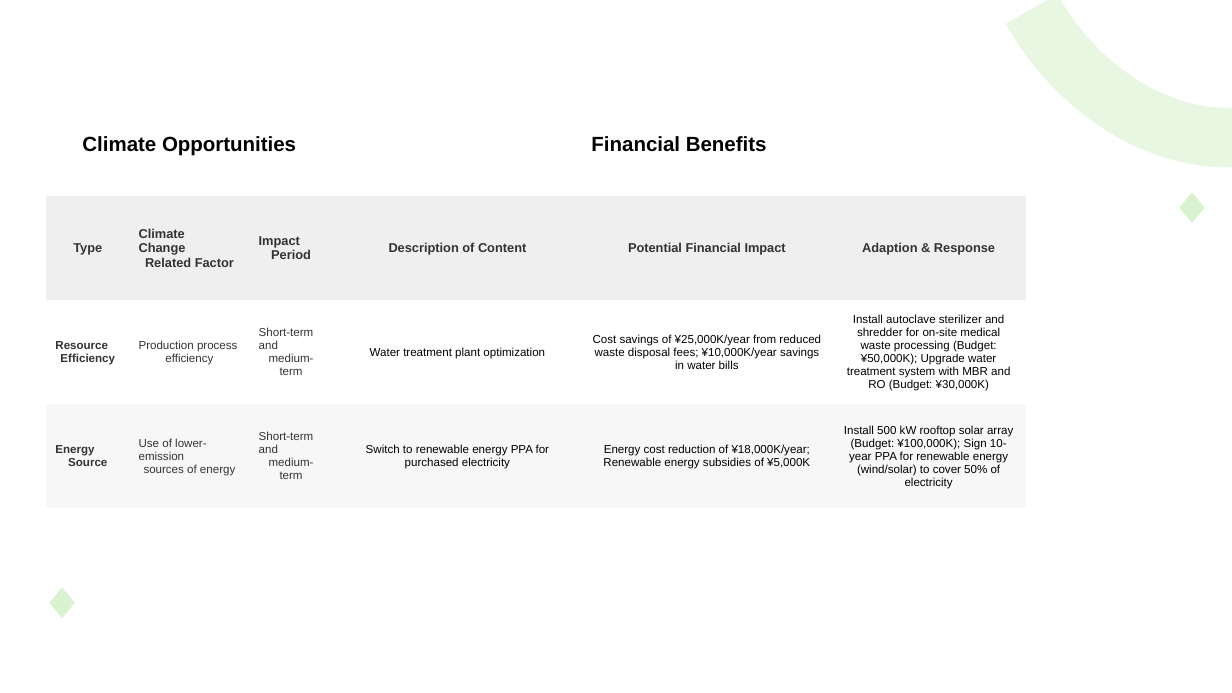
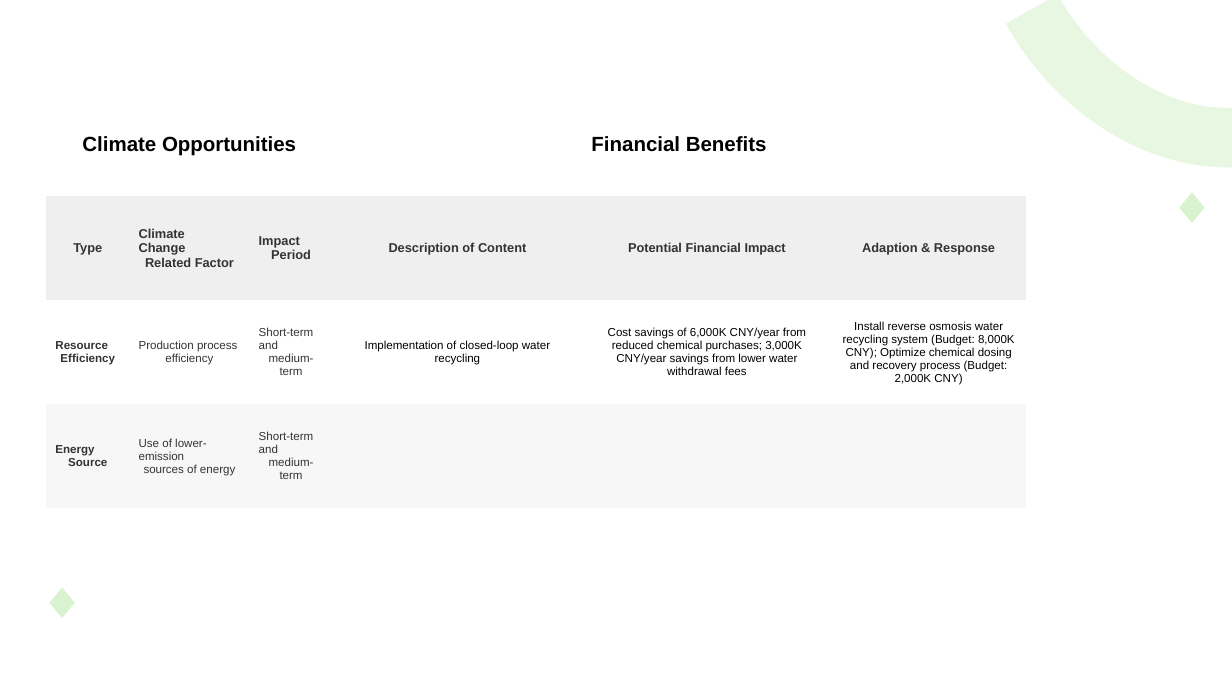
Before and after one commit to jackman993/sustainability-rep, a slide deck: slide 3 of shared/engine/tcfd/output/TCFD_table.pptx. Drawn at 1232x693 pixels with LibreOffice and Linux fonts; fonts in the diff are those of the drawing. Boxes give left, top, right and bottom in pixels: in the first picture for what was removed or moved away, otherwise in the second. Text is boxed around its words. In the diff, an @@ line names an element or a change of style, - is before the commit and + after.

```diff
--- a/shared/engine/tcfd/output/TCFD_table.pptx
+++ b/shared/engine/tcfd/output/TCFD_table.pptx
@@ table at (46,92,1026,508) @@
-row 3: Resource Efficiency | Production process efficiency | Short-term and medium-term | Water treatment plant optimization | Cost savings of ¥25,000K/year from reduced waste disposal fees; ¥10,000K/year savings in water bills | Install autoclave sterilizer and shredder for on-site medical waste processing (Budget: ¥50,000K); Upgrade water treatment system with MBR and RO (Budget: ¥30,000K)
+row 3: Resource Efficiency | Production process efficiency | Short-term and medium-term | Implementation of closed-loop water recycling | Cost savings of 6,000K CNY/year from reduced chemical purchases; 3,000K CNY/year savings from lower water withdrawal fees | Install reverse osmosis water recycling system (Budget: 8,000K CNY); Optimize chemical dosing and recovery process (Budget: 2,000K CNY)
-row 4: Energy Source | Use of lower-emission sources of energy | Short-term and medium-term | Switch to renewable energy PPA for purchased electricity | Energy cost reduction of ¥18,000K/year; Renewable energy subsidies of ¥5,000K | Install 500 kW rooftop solar array (Budget: ¥100,000K); Sign 10-year PPA for renewable energy (wind/solar) to cover 50% of electricity
+row 4: Energy Source | Use of lower-emission sources of energy | Short-term and medium-term |  |  | 
```
Also in this commit, not shown: 6 other slides changed, 23 other files.
